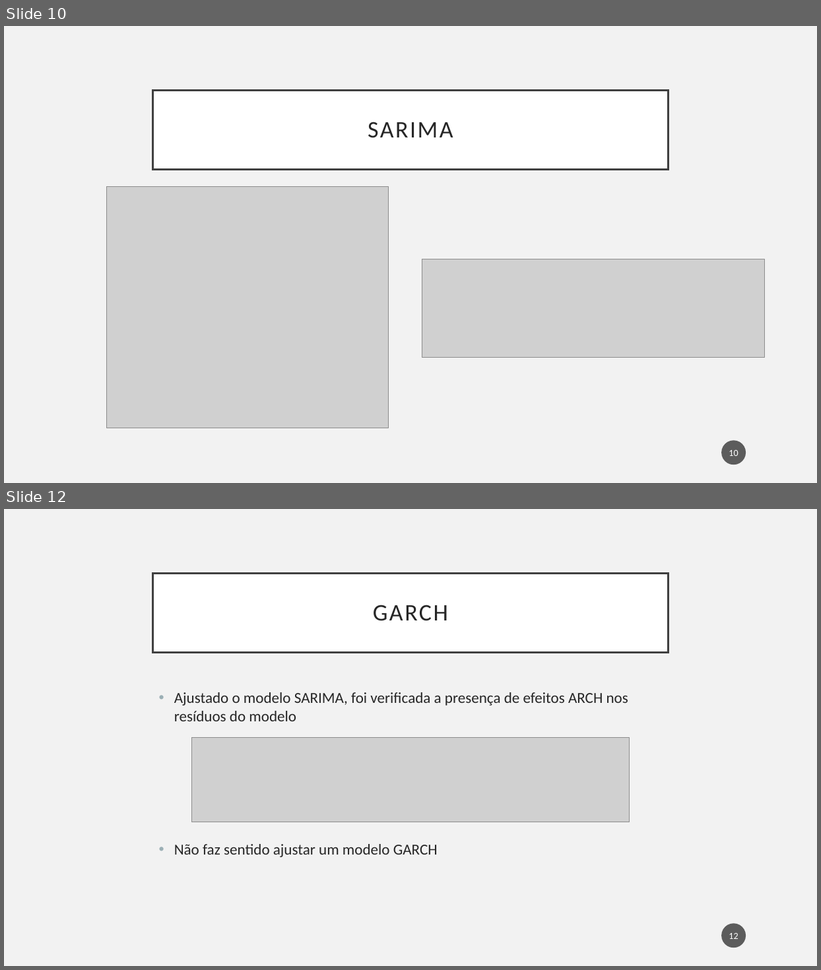
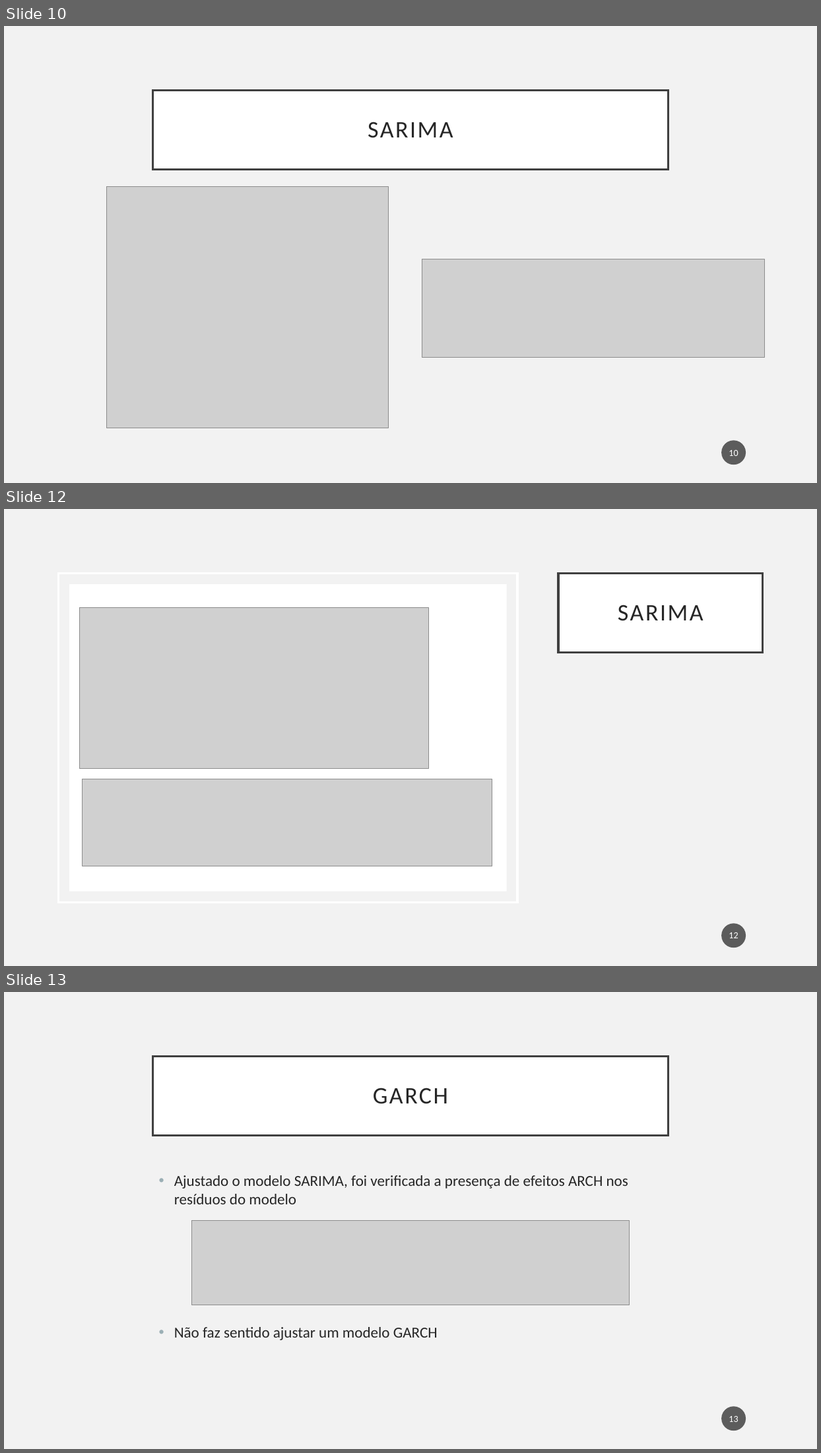
Before and after one commit to Hugoverissimo21/ElectricityForecastES, a slide deck: slides.pptx. Shown one above the other, each under a label of ours: slides 10 and 12 before the commit, slides 10, 12 and 13 after it; the slides between them are not shown. The pictures are 821x970 and 821x1453 pixels, drawn with LibreOffice and Linux fonts; fonts in the diff are those of the drawing; grey boxes stand for pictures. Boxes give left, top, right and bottom in pixels: in the first picture for what was removed or moved away, otherwise in the second. Text is boxed around its words. In the diff, an @@ line names an element or a change of style, - is before the commit and + after.

```diff
--- a/slides.pptx
+++ b/slides.pptx
@@ slide 12 added at bbox=[4, 509, 817, 966], background #F2F2F2 @@
@@ rectangle added at bbox=[58, 573, 517, 902], outline #FFFFFF 2.5 pt @@
@@ rectangle added at bbox=[69, 584, 507, 891], fill #FFFFFF @@
@@ title added at bbox=[558, 573, 763, 652], fill #FFFFFF, outline #404040 2.5 pt, 28 pt, text #262626 @@
+SARIMA
@@ picture added at bbox=[79, 608, 428, 769] @@
@@ picture added at bbox=[82, 779, 492, 867] @@
@@ page number added at bbox=[722, 923, 746, 948], fill #1D1D1D at 70% opacity, 11 pt, text #FFFFFF @@
+12
@@ what was slide 12 is now slide 13 @@
```
Also in this commit, not shown: 4 slides changed, 1 other slide added, 1 slide removed, 1 other file.
